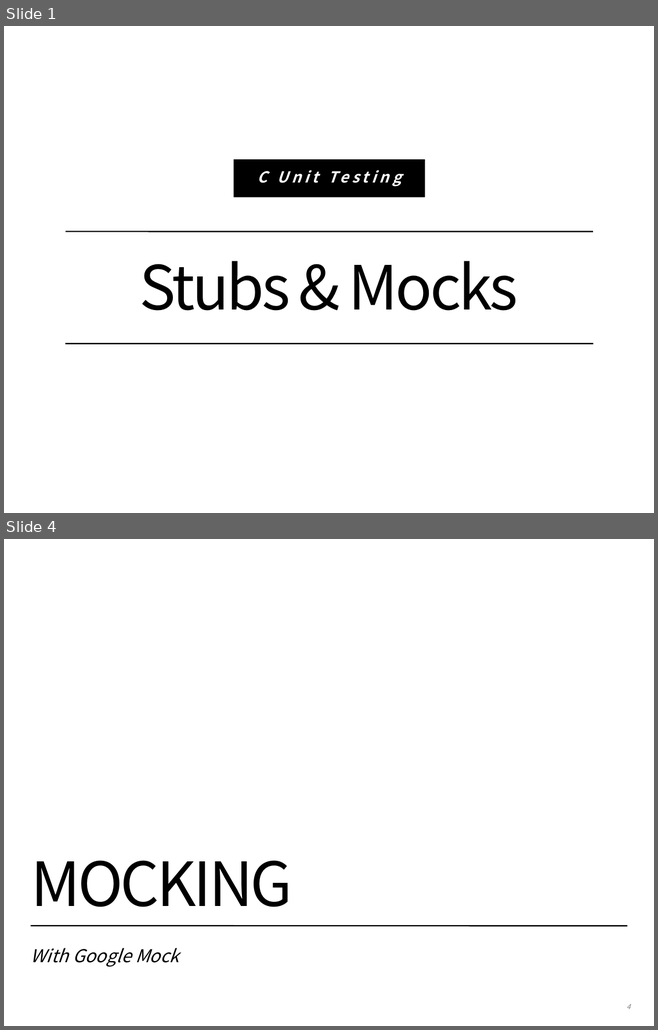
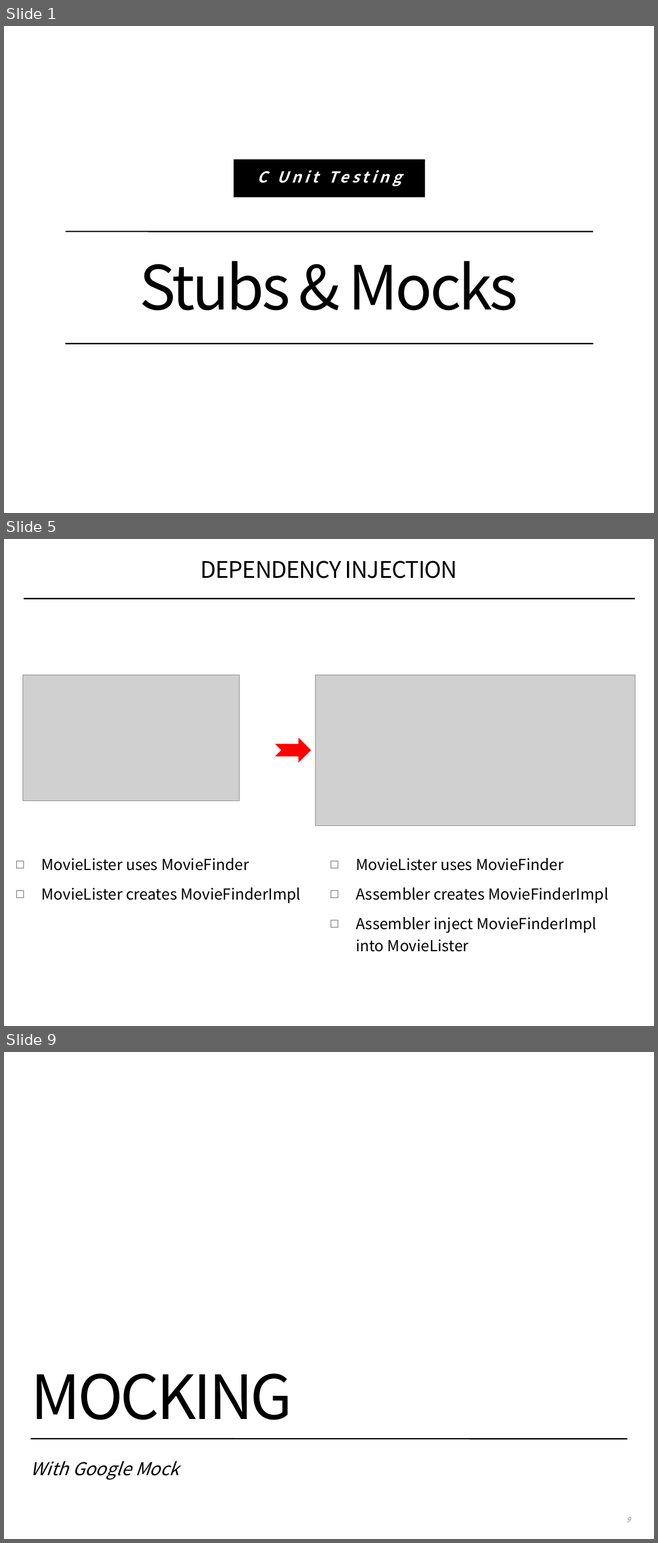
Before and after one commit to coney/c-training, a slide deck: UT/.slides/02-stubs-and-mocks.pptx. Shown one above the other, each under a label of ours: slides 1 and 4 before the commit, slides 1, 5 and 9 after it; the slides between them are not shown. The pictures are 658x1030 and 658x1543 pixels, drawn with LibreOffice and Linux fonts; fonts in the diff are those of the drawing; grey boxes stand for pictures; background and template pictures are left out. Boxes give left, top, right and bottom in pixels: in the first picture for what was removed or moved away, otherwise in the second. Text is boxed around its words. In the diff, an @@ line names an element or a change of style, - is before the commit and + after.

```diff
--- a/UT/.slides/02-stubs-and-mocks.pptx
+++ b/UT/.slides/02-stubs-and-mocks.pptx
@@ slide 5 added at [4,539,654,1026], background #FFFFFF @@
@@ title added at [201,560,458,578], 36 pt, text #000000 @@
+DEPENDENCY INJECTION
@@ line added from (24, 599) to (635, 598), #000000 2 pt @@
@@ picture added at [23,675,239,801] @@
@@ picture added at [315,675,634,826] @@
@@ notched right arrow added at [275,738,311,763], fill #FF0000 @@
@@ text added at [41,858,300,903], 24 pt, text #000000 @@
+◻ MovieLister uses MovieFinder
+◻ MovieLister creates MovieFinderImpl
@@ text added at [355,858,608,952], 24 pt, text #000000 @@
+◻ MovieLister uses MovieFinder
+◻ Assembler creates MovieFinderImpl
+◻ Assembler inject MovieFinderImpl into MovieLister
@@ what was slide 4 is now slide 9 @@
@@ page number at [626,1517,630,1522]: text changed @@
-4
+9
```
Also in this commit, not shown: 1 slide changed, 8 other slides added, 2 slides removed.
